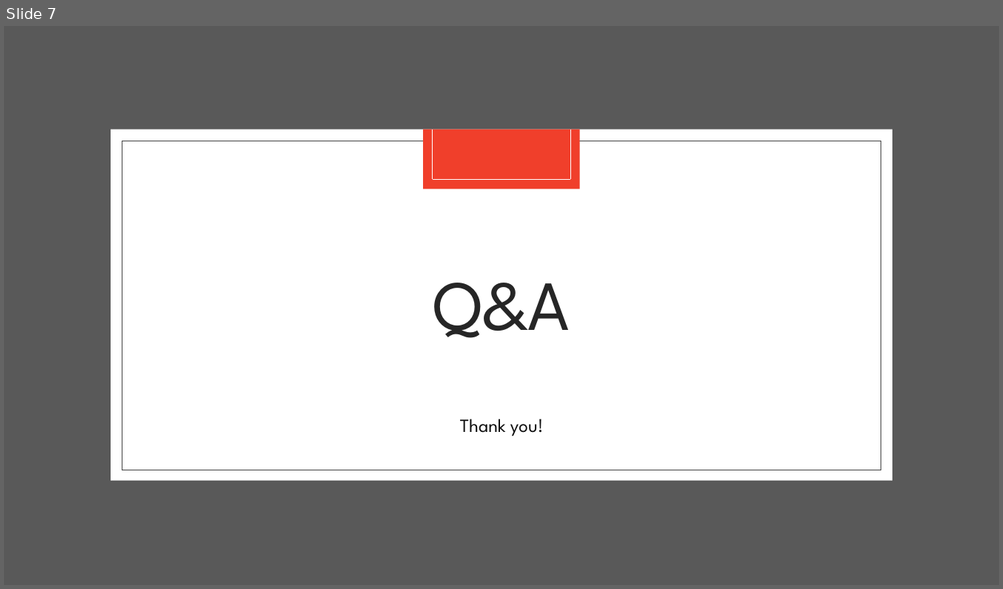
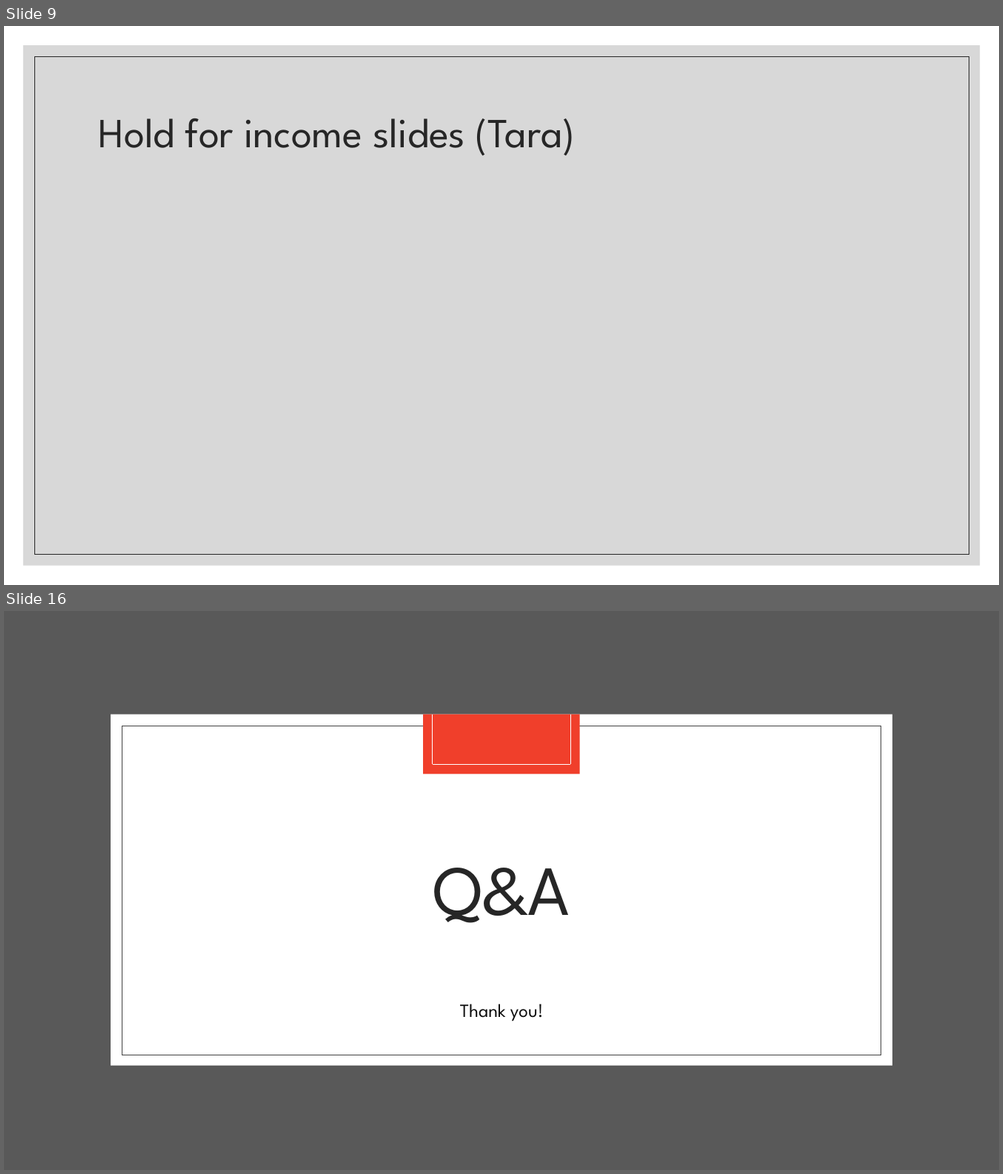
Before and after one commit to yanthedeveloper/Project1, a slide deck: Project 1 Div 101 Updated Slides.pptx. Shown one above the other, each under a label of ours: slide 7 before the commit, slides 9 and 16 after it; the slides between them are not shown. The pictures are 1003x589 and 1003x1174 pixels, drawn with LibreOffice and Linux fonts; fonts in the diff are those of the drawing. Boxes give left, top, right and bottom in pixels: in the first picture for what was removed or moved away, otherwise in the second. Text is boxed around its words. In the diff, an @@ line names an element or a change of style, - is before the commit and + after.

```diff
--- a/Project 1 Div 101 Updated Slides.pptx
+++ b/Project 1 Div 101 Updated Slides.pptx
@@ slide 9 added at (4, 26, 999, 585), background #FFFFFF @@
@@ rectangle added at (23, 45, 980, 566), fill #BFBFBF at 60% opacity @@
@@ rectangle added at (34, 56, 969, 555), outline #262626 0.5 pt @@
@@ title added at (99, 118, 575, 156), 40 pt, text #262626 @@
+Hold for income slides (Tara)
@@ what was slide 7 is now slide 16 @@
```
Also in this commit, not shown: 2 slides changed, 15 other slides added, 3 slides removed, 1 other file.
